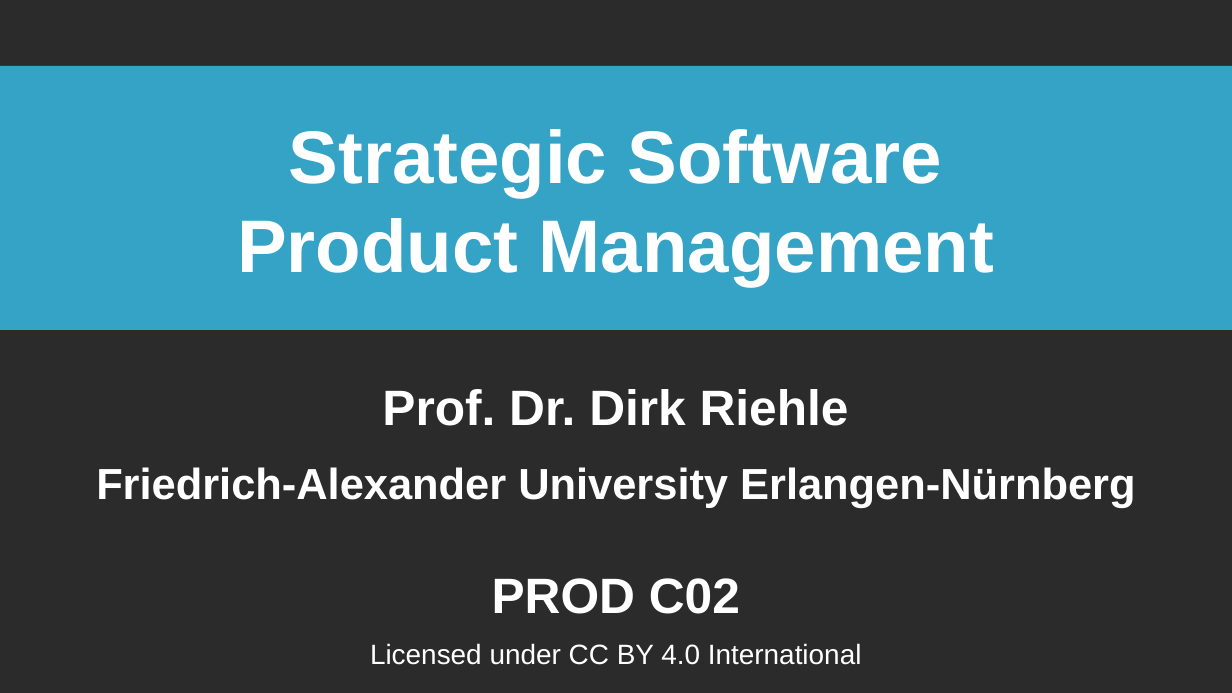
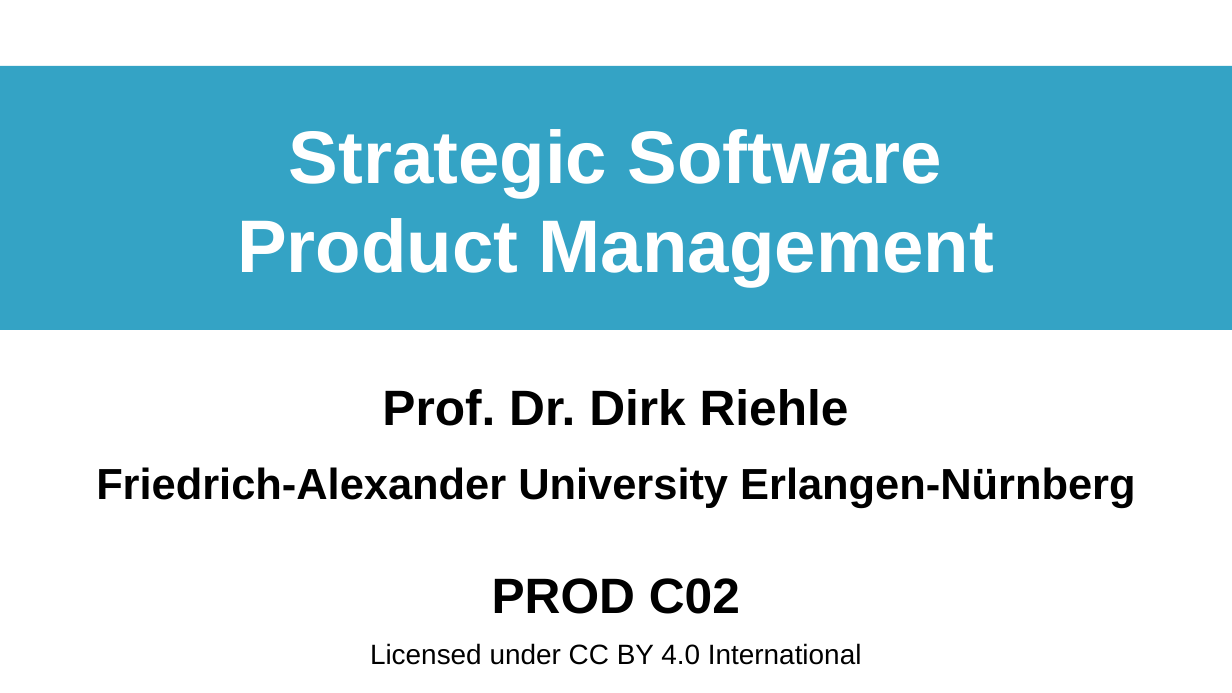
Before and after one commit to dirkriehle/prod-course, a slide deck: slide 1 of Lecture slides/PROD C02 - Strategic Product Management.odp. Drawn at 1232x693 pixels with LibreOffice and Linux fonts; fonts in the diff are those of the drawing; background and template pictures are left out; a plain dark background stands for a picture behind light text. Boxes give left, top, right and bottom in pixels: in the first picture for what was removed or moved away, otherwise in the second. Text is boxed around its words. In the diff, an @@ line names an element or a change of style, - is before the commit and + after.

Commit message:
Fixed bugs with title slide (wrong background pattern); renamed to head

```diff
--- a/Lecture slides/PROD C02 - Strategic Product Management.odp
+++ b/Lecture slides/PROD C02 - Strategic Product Management.odp
@@ background picture (left out) to #FFFFFF @@
@@ subtitle "Prof. Dr. Dirk Riehle" at bbox=[96, 389, 1135, 665]: text colour #FFFFFF to #000000 @@
```
Also in this commit, not shown: 8 other files.
